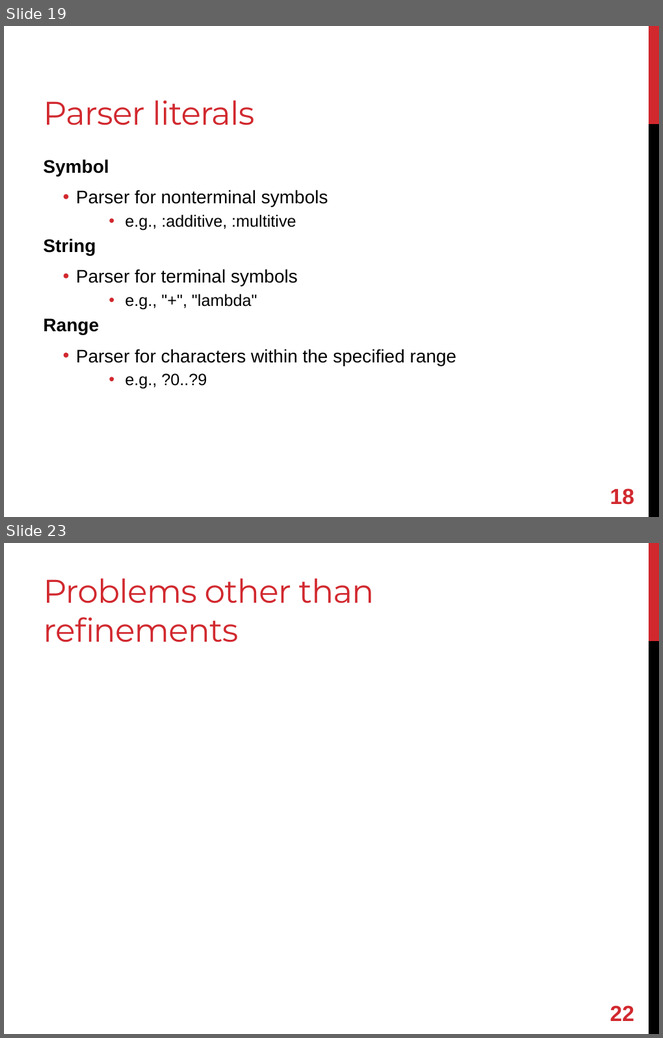
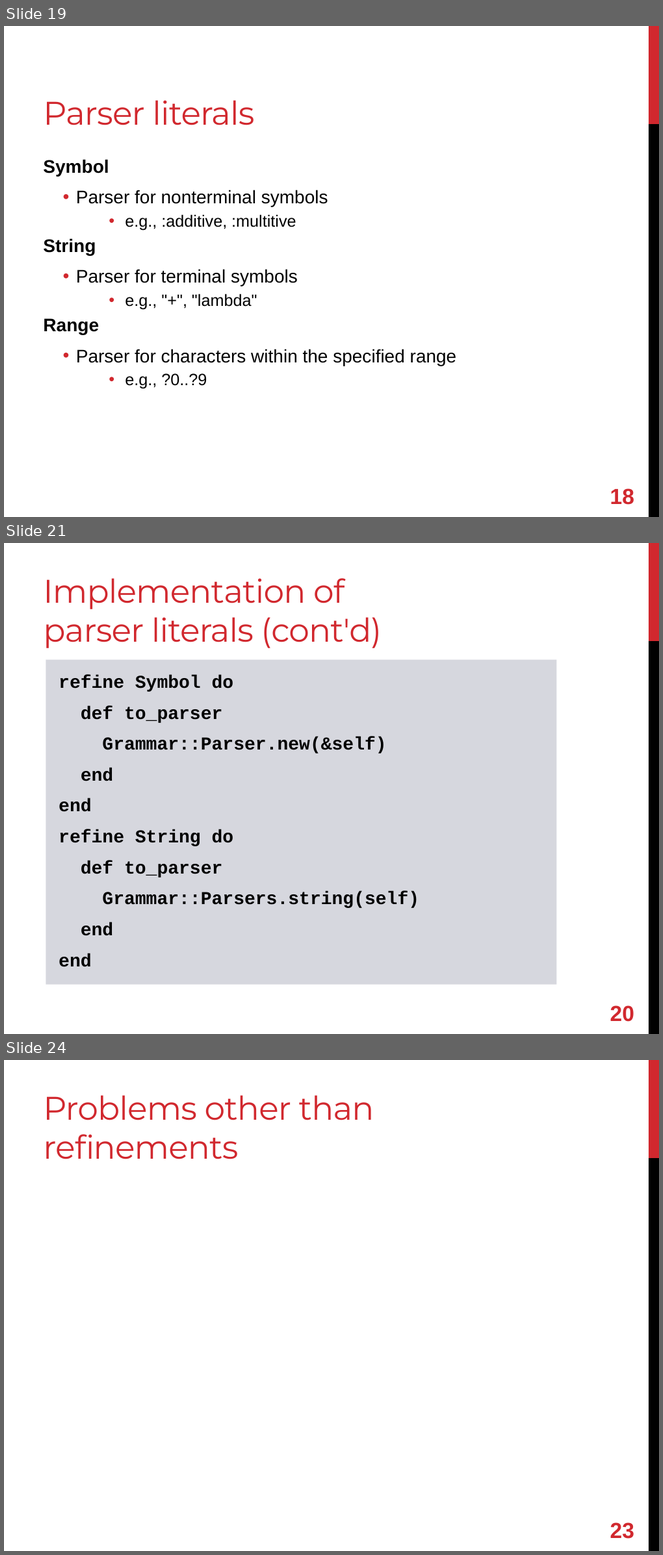
Before and after one commit to shugo/RubyKaigi2013, a slide deck: refining_refinements.pptx. Shown one above the other, each under a label of ours: slides 19 and 23 before the commit, slides 19, 21 and 24 after it; the slides between them are not shown. The pictures are 663x1038 and 663x1555 pixels, drawn with LibreOffice and Linux fonts; fonts in the diff are those of the drawing. Boxes give left, top, right and bottom in pixels: in the first picture for what was removed or moved away, otherwise in the second. Text is boxed around its words. In the diff, an @@ line names an element or a change of style, - is before the commit and + after.

```diff
--- a/refining_refinements.pptx
+++ b/refining_refinements.pptx
@@ slide 21 added at (4, 543, 659, 1034), background #FFFFFF; not listed: 2 template elements that a slide beside it also shows @@
@@ title added at (43, 578, 382, 648), 36 pt, text #D1282E @@
+Implementation of parser literals (cont'd)
@@ rectangle added at (46, 659, 557, 984), fill #D6D7DE, 20 pt, text #000000, bold @@
+refine Symbol do
+def to_parser
+Grammar::Parser.new(&self)
+end
+end
+refine String do
+def to_parser
+Grammar::Parsers.string(self)
+end
+end
@@ page number added at (610, 1006, 634, 1022), 24 pt, text #D1282E, bold @@
+20
@@ what was slide 23 is now slide 24 @@
@@ page number at (610, 1523, 634, 1539): text changed @@
-22
+23
```
Also in this commit, not shown: 6 slides changed, 1 other slide added, 1 slide removed.
